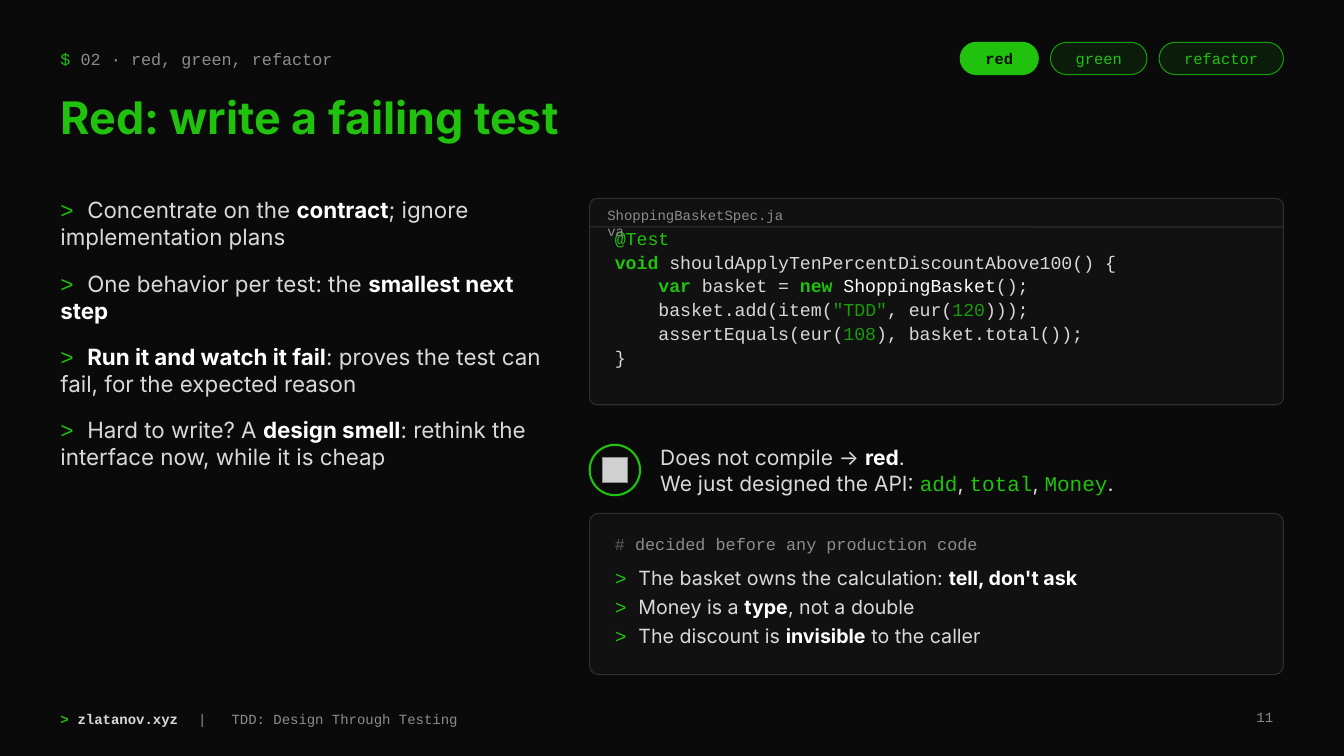
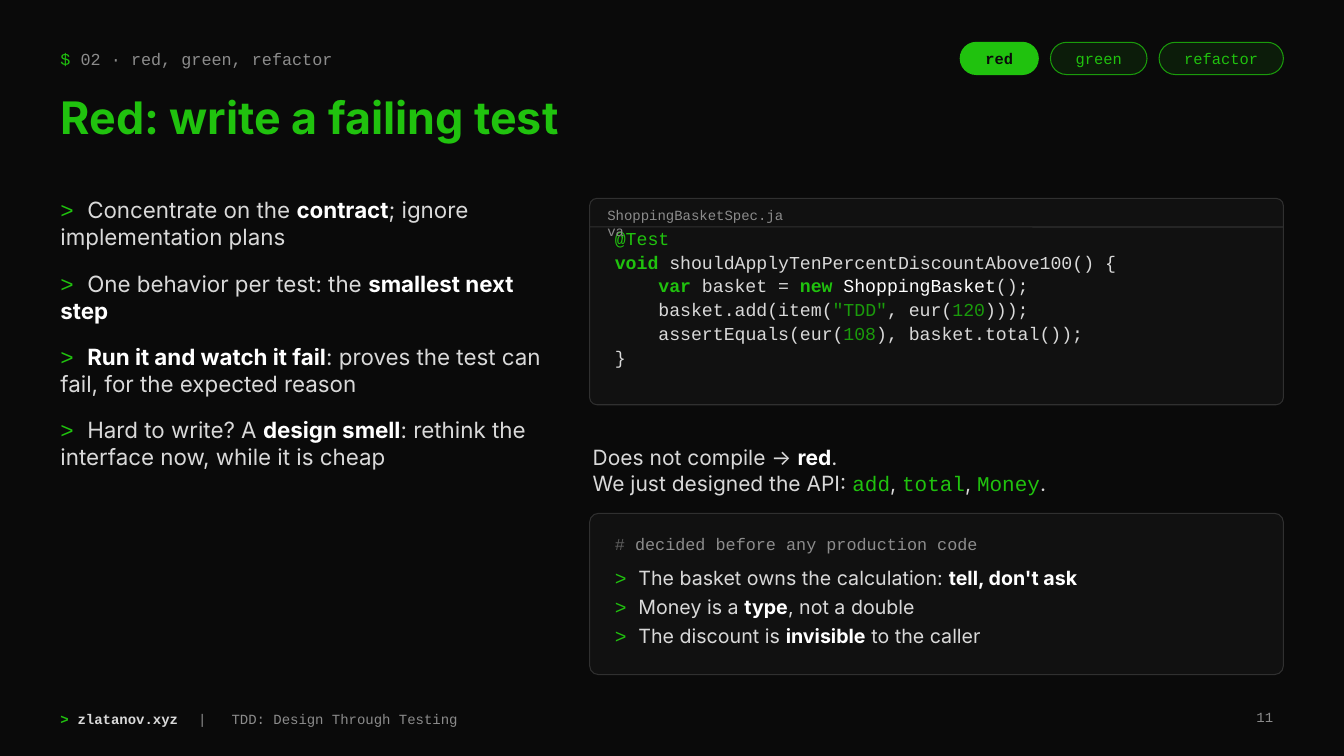
Before and after one commit to G2HJei/zlatanov.xyz, a slide deck: slide 11 of content/talks/tdd.odp. Drawn at 1344x756 pixels with LibreOffice and Linux fonts; fonts in the diff are those of the drawing; grey boxes stand for pictures; background and template pictures are left out. Boxes give left, top, right and bottom in pixels: in the first picture for what was removed or moved away, otherwise in the second. Text is boxed around its words. In the diff, an @@ line names an element or a change of style, - is before the commit and + after.

```diff
--- a/content/talks/tdd.odp
+++ b/content/talks/tdd.odp
@@ ellipse removed at [590, 445, 640, 495] @@
@@ text "Does not compile → red.": place and size @@
-text "Does not compile → red." at [660, 449, 1114, 496]
+text "Does not compile → red." at [593, 449, 1046, 496]
@@ picture removed at [603, 458, 628, 483] @@
```
Also in this commit, not shown: 3 other slides changed, 10 other files.
